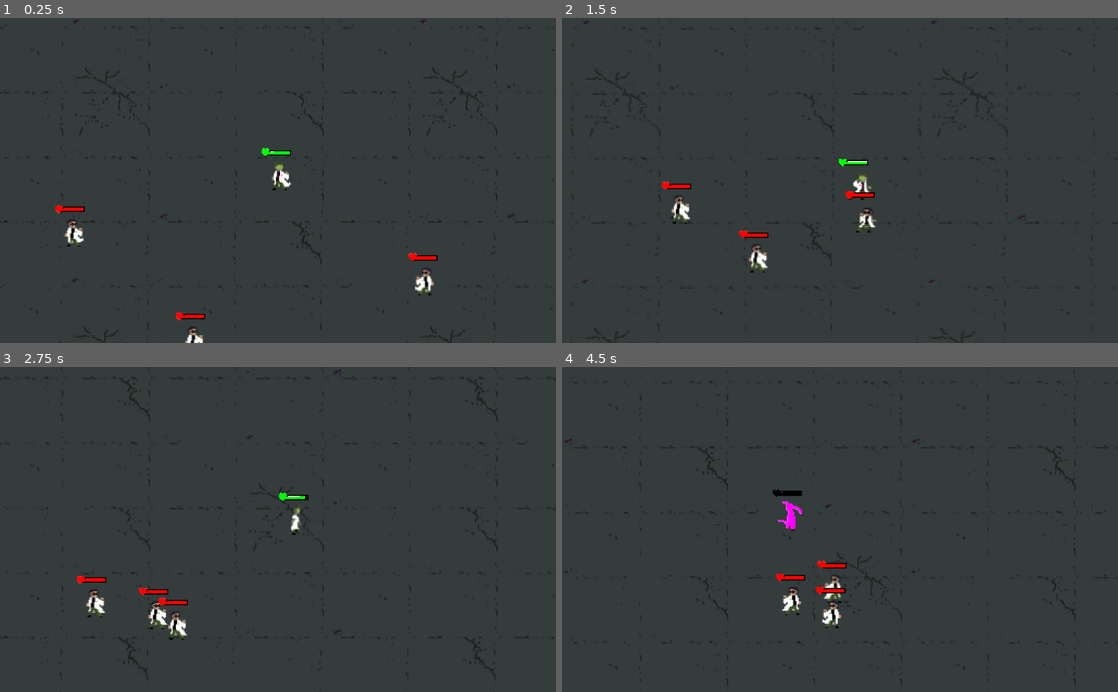
Above: before the commit, frames 1-4 (two rows, left to right).
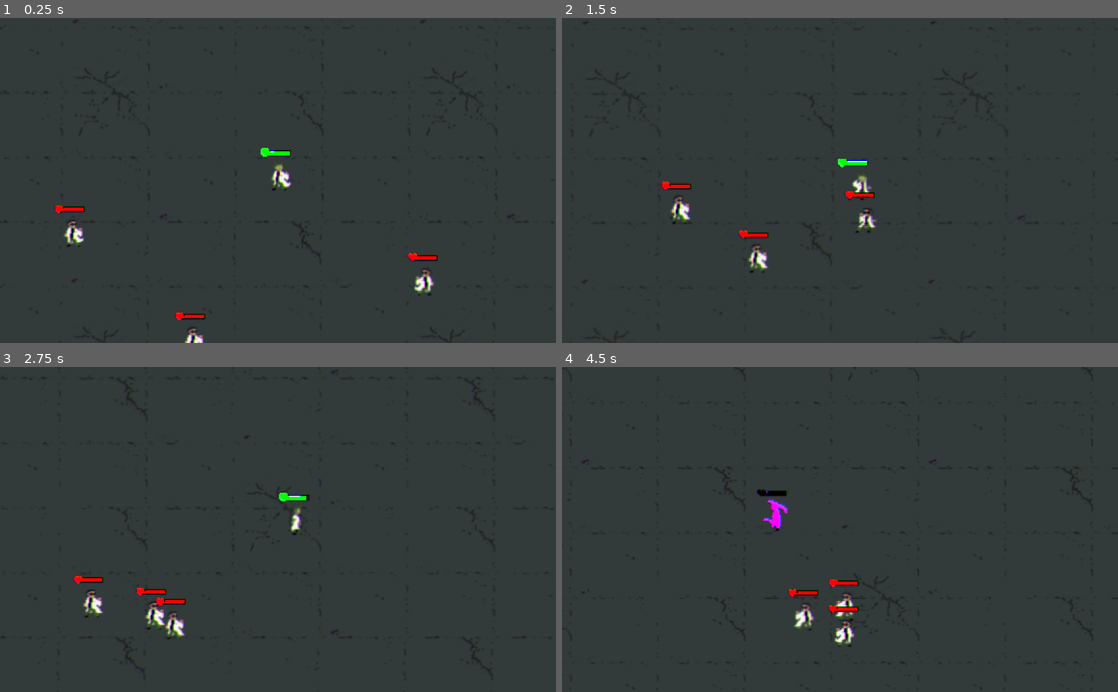
Above: after the commit, the same moments.

Repository: TitouanCh/ggj2023
Game: Godot game, scene res://scenes/flask.tscn
Same seed, same stepped clock (60 frames per second), same inputs: the game is played once before the commit and once after it.
Inputs (mouse positions are in pixels of both pictures, inside the frame that each line leads up to):
- Up to frame 1 (0.25 s): no input
- Up to frame 2 (1.5 s): move the mouse to (962, 164) at 0.52 s; hold Right (right) 0.53-1.28 s; click (962, 164) at 0.6 s; move the mouse to (728, 196) at 1.27 s; hold S (down) from 1.28 s (still down); click (728, 196) at 1.35 s
- Up to frame 3 (2.75 s): move the mouse to (333, 458) at 2.02 s; release S (down) at 2.03 s; hold Right (right) from 2.03 s (still down); right-click (333, 458) at 2.1 s; click (333, 458) at 2.3 s
- Up to frame 4 (4.5 s): move the mouse to (812, 594) at 2.77 s; release Right (right) at 2.78 s; hold Up (up) 2.78-3.53 s; click (812, 594) at 2.85 s; move the mouse to (1006, 578) at 3.52 s; hold A (left) from 3.53 s (still down); click (1006, 578) at 3.6 s; move the mouse to (673, 480) at 4.27 s; right-click (673, 480) at 4.35 s

The runs differ from the first frame. In frame 1, 0.5% of the frame differs, in the area x 9-79%, y 39-100%; in frame 2, 0.5%; in frame 3, 1.1%; in frame 4, 2.3%, in the area x 0-96%, y 0-99%.

Commit message:
drunkmode

Diff:
--- a/scenes/main.tscn
+++ b/scenes/main.tscn
@@ -1,8 +1,53 @@
-[gd_scene load_steps=4 format=2]
+[gd_scene load_steps=8 format=2]
 
 [ext_resource path="res://musics/ggj.wav" type="AudioStream" id=1]
 [ext_resource path="res://background_0/background.png" type="Texture" id=2]
 [ext_resource path="res://scripts/main.gd" type="Script" id=3]
+[ext_resource path="res://scenes/shader.tscn" type="PackedScene" id=4]
+[ext_resource path="res://scripts/shader2.gd" type="Script" id=5]
+
+[sub_resource type="Shader" id=1]
+code = "shader_type canvas_item;
+uniform float scan_line_count : hint_range(0, 1080) = 50.0;
+
+vec2 uv_curve(vec2 uv) {
+	uv = (uv -0.5) * 2.0;
+
+	uv.x *= 1.0 + pow(abs(uv.y) / 7.0, 2.0);
+
+	uv.y *= 1.0 + pow(abs(uv.x) / 7.0, 2.0);
+
+	uv /= 1.0;
+
+	uv = (uv / 2.0) + 0.5;
+
+	return uv;
+}
+
+void fragment() {
+
+	float PI = 3.14149;
+
+	float r = texture(SCREEN_TEXTURE, SCREEN_UV + vec2(SCREEN_PIXEL_SIZE.x*0.0), 0.0).r;
+
+	float g = texture(SCREEN_TEXTURE, SCREEN_UV + vec2(SCREEN_PIXEL_SIZE.x*0.5), 0.0).g;
+
+	float b = texture(SCREEN_TEXTURE, SCREEN_UV + vec2(SCREEN_PIXEL_SIZE.x*-0.5), 0.0).b;
+
+	float s = sin(uv_curve(SCREEN_UV).y * scan_line_count * PI * 2.0);
+
+	s = (s * 0.5 + 0.5) * 0.9 + 0.1;
+
+	vec4 scan_line = vec4(vec3(pow(s, 0.05)), 1.0);
+
+	COLOR = vec4(r,g,b, 1.0) * scan_line;
+
+}"
+
+[sub_resource type="ShaderMaterial" id=2]
+render_priority = -1
+shader = SubResource( 1 )
+shader_param/scan_line_count = 0.0
 
 [node name="main" type="Node2D"]
 script = ExtResource( 3 )
@@ -15,3 +60,14 @@
 modulate = Color( 0.462745, 0.462745, 0.462745, 1 )
 z_index = -1000
 texture = ExtResource( 2 )
+
+[node name="shader" type="Node2D" parent="."]
+z_index = 4096
+
+[node name="shader" parent="shader" instance=ExtResource( 4 )]
+
+[node name="shader2" type="ColorRect" parent="shader"]
+material = SubResource( 2 )
+margin_right = 1000.0
+margin_bottom = 1000.0
+script = ExtResource( 5 )
--- /dev/null
+++ b/scenes/shader.tscn
@@ -0,0 +1,52 @@
+[gd_scene load_steps=4 format=2]
+
+[ext_resource path="res://scripts/shader.gd" type="Script" id=1]
+
+[sub_resource type="Shader" id=1]
+code = "shader_type canvas_item;
+uniform float scan_line_count : hint_range(0, 1080) = 50.0;
+
+vec2 uv_curve(vec2 uv) {
+	uv = (uv -0.5) * 2.0;
+
+	uv.x *= 1.0 + pow(abs(uv.y) / 7.0, 2.0);
+
+	uv.y *= 1.0 + pow(abs(uv.x) / 7.0, 2.0);
+
+	uv /= 1.0;
+
+	uv = (uv / 2.0) + 0.5;
+
+	return uv;
+}
+
+void fragment() {
+
+	float PI = 3.14149;
+
+	float r = texture(SCREEN_TEXTURE, uv_curve(SCREEN_UV) + vec2(SCREEN_PIXEL_SIZE.x*0.0), 0.0).r;
+
+	float g = texture(SCREEN_TEXTURE, uv_curve(SCREEN_UV) + vec2(SCREEN_PIXEL_SIZE.x*5.0), 0.0).g;
+
+	float b = texture(SCREEN_TEXTURE, uv_curve(SCREEN_UV) + vec2(SCREEN_PIXEL_SIZE.x*-5.0), 0.0).b;
+
+	float s = sin(uv_curve(SCREEN_UV).y * scan_line_count * PI * 2.0);
+
+	s = (s * 0.5 + 0.5) * 0.9 + 0.1;
+
+	vec4 scan_line = vec4(vec3(pow(s, 0.05)), 1.0);
+
+	COLOR = vec4(r,g,b, 1.0) * scan_line;
+
+}"
+
+[sub_resource type="ShaderMaterial" id=2]
+shader = SubResource( 1 )
+shader_param/scan_line_count = 0.0
+
+[node name="shader" type="ColorRect"]
+visible = false
+material = SubResource( 2 )
+margin_right = 1000.0
+margin_bottom = 1000.0
+script = ExtResource( 1 )
--- a/scripts/camera.gd
+++ b/scripts/camera.gd
@@ -3,7 +3,7 @@
 var Tdelta = 0
 
 func _process(delta):
-#	if Global.active_upgrades.has("Drunk"):
-#		offset.y = cos(Tdelta * 5) * 10 + -150
-#		rotation_degrees = (sin(Tdelta) * 20) - 10
+	if Global.active_upgrades.has("Drunk"):
+		offset.y = cos(Tdelta * 5) * 10 + -150
+		rotation_degrees = (sin(Tdelta) * 20) - 10
 	Tdelta += delta
--- a/scripts/global.gd
+++ b/scripts/global.gd
@@ -1,6 +1,6 @@
 extends Node
 
-var active_upgrades = ["Drunk"]
+var active_upgrades = []
 
 var upgrades_desc = {
 	"Enemy Swat" : "The swat is back!",
--- a/scripts/main.gd
+++ b/scripts/main.gd
@@ -55,6 +55,8 @@
 
 	if tree:
 		player.position = player.position.linear_interpolate(Vector2.ZERO, delta * 5)
+
+	$shader.position = player.position - Vector2(500, 500)
 
 func startGeneration(generation):
 	for body in bodies:
--- /dev/null
+++ b/scripts/shader.gd
@@ -0,0 +1,4 @@
+extends ColorRect
+
+func _process(delta):
+	if Global.active_upgrades.has("Drunk"): self.visible = true
--- /dev/null
+++ b/scripts/shader2.gd
@@ -0,0 +1,5 @@
+extends ColorRect
+
+
+func _process(delta):
+	if Global.active_upgrades.has("Drunk"): self.visible = false
--- /dev/null
+++ b/spriteframes/playerShoot.tres
@@ -0,0 +1,54 @@
+[gd_resource type="SpriteFrames" load_steps=30 format=2]
+
+[ext_resource path="res://sprites/fx/splatter8.png" type="Texture" id=1]
+[ext_resource path="res://sprites/fx/splatter10.png" type="Texture" id=2]
+[ext_resource path="res://sprites/fx/splatter6.png" type="Texture" id=3]
+[ext_resource path="res://sprites/fx/splatter2.png" type="Texture" id=4]
+[ext_resource path="res://sprites/fx/splatter4.png" type="Texture" id=5]
+[ext_resource path="res://sprites/fx/splatter7.png" type="Texture" id=6]
+[ext_resource path="res://sprites/fx/splatter3.png" type="Texture" id=7]
+[ext_resource path="res://sprites/fx/splatter9.png" type="Texture" id=8]
+[ext_resource path="res://sprites/fx/splatter5.png" type="Texture" id=9]
+[ext_resource path="res://sprites/Basic/sprint5.png" type="Texture" id=10]
+[ext_resource path="res://sprites/Basic/idle4.png" type="Texture" id=11]
+[ext_resource path="res://sprites/Basic/sprint8.png" type="Texture" id=12]
+[ext_resource path="res://sprites/Basic/sprint7.png" type="Texture" id=13]
+[ext_resource path="res://sprites/Basic/sprint9.png" type="Texture" id=14]
+[ext_resource path="res://sprites/Basic/punch4.png" type="Texture" id=15]
+[ext_resource path="res://sprites/Basic/idle3.png" type="Texture" id=16]
+[ext_resource path="res://sprites/Basic/sprint1.png" type="Texture" id=17]
+[ext_resource path="res://sprites/Basic/sprint3.png" type="Texture" id=18]
+[ext_resource path="res://sprites/Basic/sprint2.png" type="Texture" id=19]
+[ext_resource path="res://sprites/Basic/punch2.png" type="Texture" id=20]
+[ext_resource path="res://sprites/Basic/sprint10.png" type="Texture" id=21]
+[ext_resource path="res://sprites/Basic/punch3.png" type="Texture" id=22]
+[ext_resource path="res://sprites/Basic/sprint4.png" type="Texture" id=23]
+[ext_resource path="res://sprites/Basic/sprint6.png" type="Texture" id=24]
+[ext_resource path="res://sprites/Basic/punch5.png" type="Texture" id=25]
+[ext_resource path="res://sprites/Basic/punch6.png" type="Texture" id=26]
+[ext_resource path="res://sprites/Basic/punch1.png" type="Texture" id=27]
+[ext_resource path="res://sprites/Basic/idle1.png" type="Texture" id=28]
+[ext_resource path="res://sprites/Basic/idle2.png" type="Texture" id=29]
+
+[resource]
+animations = [ {
+"frames": [ ExtResource( 27 ), ExtResource( 20 ), ExtResource( 22 ), ExtResource( 15 ), ExtResource( 25 ), ExtResource( 26 ) ],
+"loop": true,
+"name": "attack",
+"speed": 16.0
+}, {
+"frames": [ ExtResource( 4 ), ExtResource( 7 ), ExtResource( 5 ), ExtResource( 9 ), ExtResource( 3 ), ExtResource( 6 ), ExtResource( 1 ), ExtResource( 8 ), ExtResource( 2 ) ],
+"loop": true,
+"name": "death",
+"speed": 5.0
+}, {
+"frames": [ ExtResource( 28 ), ExtResource( 29 ), ExtResource( 16 ), ExtResource( 11 ) ],
+"loop": true,
+"name": "idle",
+"speed": 20.0
+}, {
+"frames": [ ExtResource( 17 ), ExtResource( 19 ), ExtResource( 18 ), ExtResource( 23 ), ExtResource( 10 ), ExtResource( 24 ), ExtResource( 13 ), ExtResource( 12 ), ExtResource( 14 ), ExtResource( 21 ) ],
+"loop": true,
+"name": "walk",
+"speed": 12.0
+} ]
--- /dev/null
+++ b/sprites/shaderdrunk.tres
@@ -0,0 +1,34 @@
+[gd_resource type="Shader" format=2]
+
+[resource]
+code = "shader_type canvas_item;
+uniform float scan_line_count : hint_range(0, 1080) = 50.0;
+
+vec2 uv_curve(vec2 uv) {
+	uv = (uv -0.5) * 2.0;
+
+	uv.x *= 1.0 + pow(abs(uv.y) / 7.0, 2.0);
+
+	uv.y *= 1.0 + pow(abs(uv.x) / 7.0, 2.0);
+
+	uv /= 1.0;
+
+	uv = (uv / 2.0) + 0.5;
+
+	return uv;
+}
+
+void fragment() {
+
+	float PI = 3.14149;
+
+	float r = texture(SCREEN_TEXTURE, uv_curve(SCREEN_UV) + vec2(SCREEN_PIXEL_SIZE.x*0.0), 0.0).r;
+
+	float g = texture(SCREEN_TEXTURE, uv_curve(SCREEN_UV) + vec2(SCREEN_PIXEL_SIZE.x*1.0), 0.0).g;
+
+	float b = texture(SCREEN_TEXTURE, uv_curve(SCREEN_UV) + vec2(SCREEN_PIXEL_SIZE.x*-1.0), 0.0).b;
+
+
+	COLOR = vec4(r,g,b, 1.0);
+
+}"
